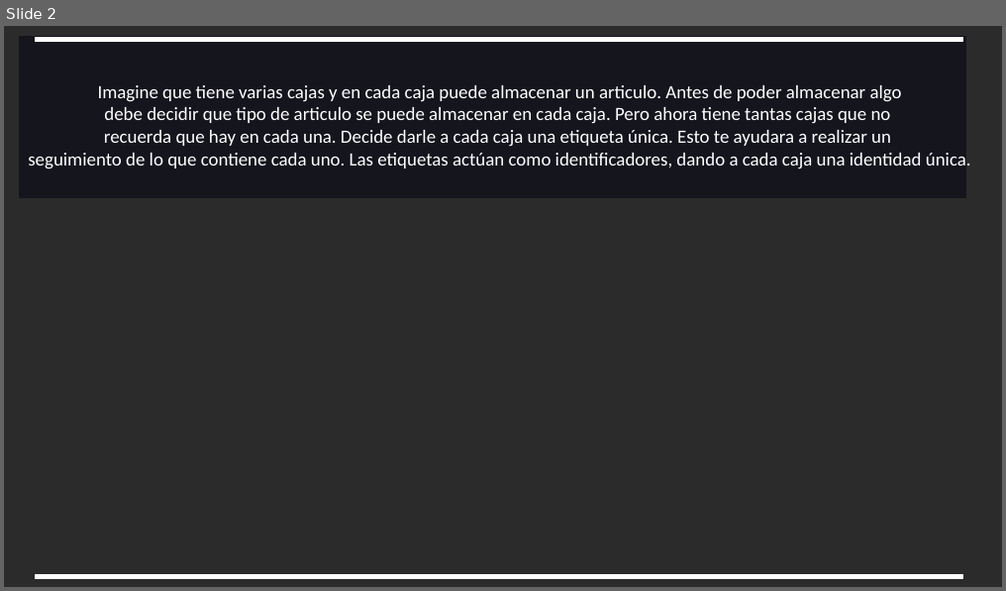
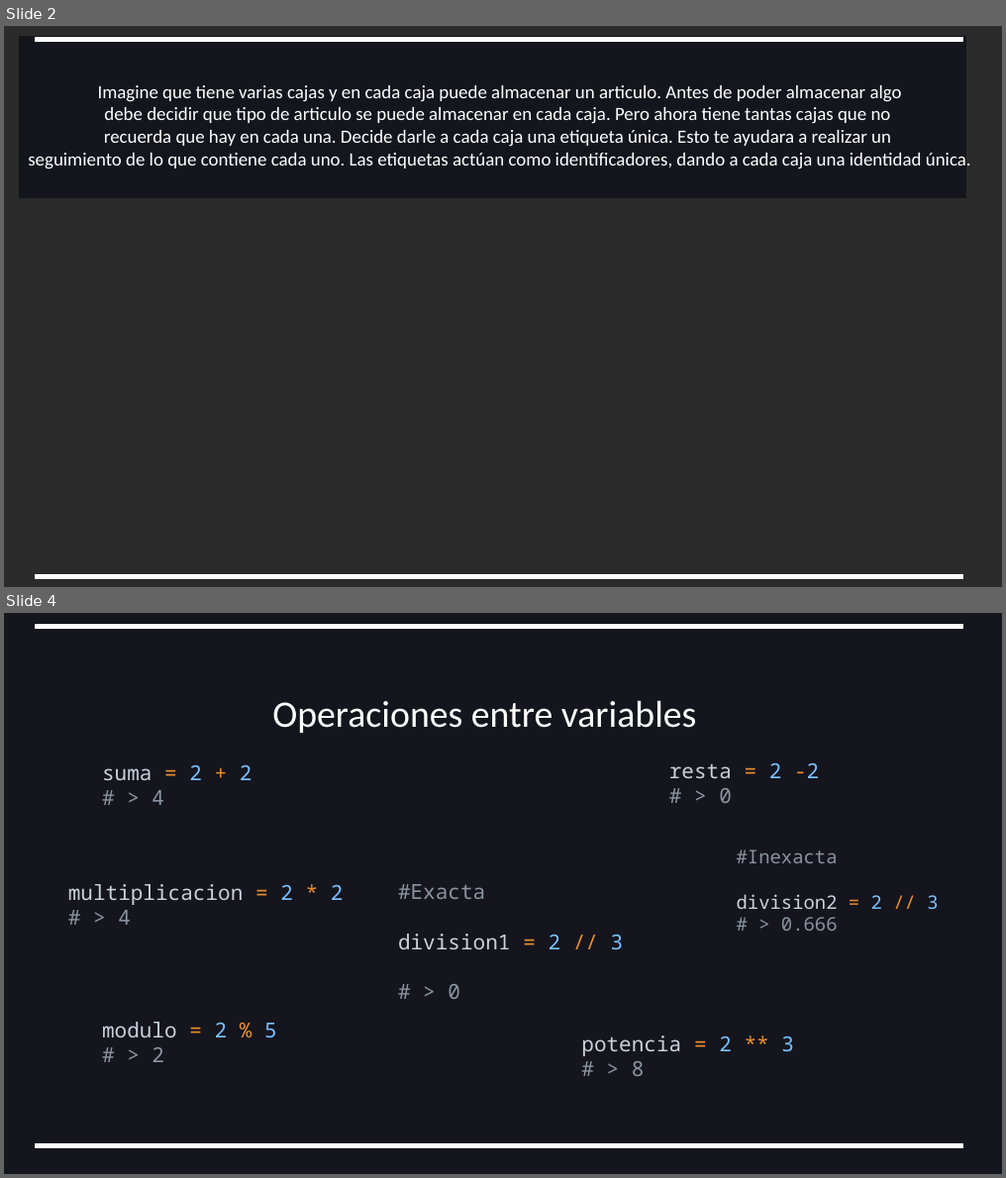
Before and after one commit to AlejandroSierraUV26/Programacion_Imperactiva_Monitorias, a slide deck: Codigos_2023-2/Presentaciones/VariableMonitoria.pptx. Shown one above the other, each under a label of ours: slide 2 before the commit, slides 2 and 4 after it; the slides between them are not shown. The pictures are 1006x591 and 1006x1178 pixels, drawn with LibreOffice and Linux fonts; fonts in the diff are those of the drawing; background and template pictures are left out; a plain dark background stands for a picture behind light text. Boxes give left, top, right and bottom in pixels: in the first picture for what was removed or moved away, otherwise in the second. Text is boxed around its words. In the diff, an @@ line names an element or a change of style, - is before the commit and + after.

```diff
--- a/Codigos_2023-2/Presentaciones/VariableMonitoria.pptx
+++ b/Codigos_2023-2/Presentaciones/VariableMonitoria.pptx
@@ slide 4 added at bbox=[4, 613, 1002, 1174], background #FFFFFF @@
@@ rectangle added at bbox=[5, 613, 1002, 1174], fill #15151E, outline #15151E 1 pt @@
@@ rectangle added at bbox=[36, 624, 963, 628], fill #FFFFFF, outline #FFFFFF 1 pt @@
@@ text added at bbox=[272, 700, 697, 733], 36 pt, text #FFFFFF @@
+Operaciones entre variables
@@ text added at bbox=[102, 764, 252, 805], 20 pt, text #C9D1D9 @@
+suma = 2 + 2
+# > 4
@@ text added at bbox=[669, 762, 819, 803], 20 pt, text #C9D1D9 @@
+resta = 2 -2
+# > 0
@@ text added at bbox=[737, 850, 938, 931], 18 pt, text #8B949E @@
+#Inexacta
+division2 = 2 // 3
+# > 0.666
@@ text added at bbox=[68, 884, 344, 925], 20 pt, text #C9D1D9 @@
+multiplicacion = 2 * 2
+# > 4
@@ text added at bbox=[398, 884, 624, 999], 20 pt, text #8B949E @@
+#Exacta
+division1 = 2 // 3
+# > 0
@@ text added at bbox=[102, 1022, 277, 1062], 20 pt, text #C9D1D9 @@
+modulo = 2 % 5
+# > 2
@@ text added at bbox=[581, 1036, 794, 1076], 20 pt, text #C9D1D9 @@
+potencia = 2 ** 3
+# > 8
@@ rectangle added at bbox=[36, 1145, 963, 1149], fill #FFFFFF, outline #FFFFFF 1 pt @@
```
Also in this commit, not shown: 3 other files.
